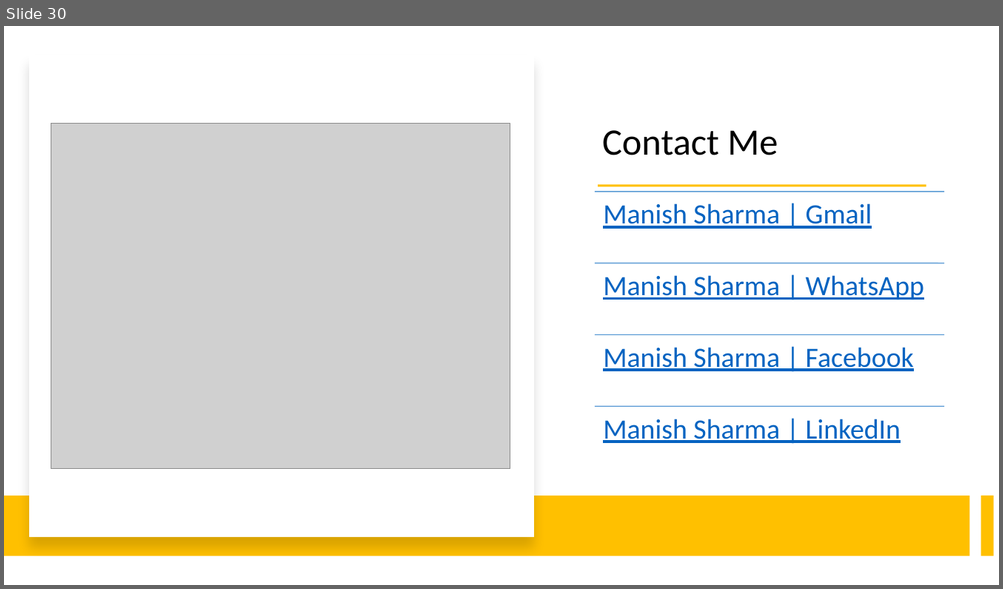
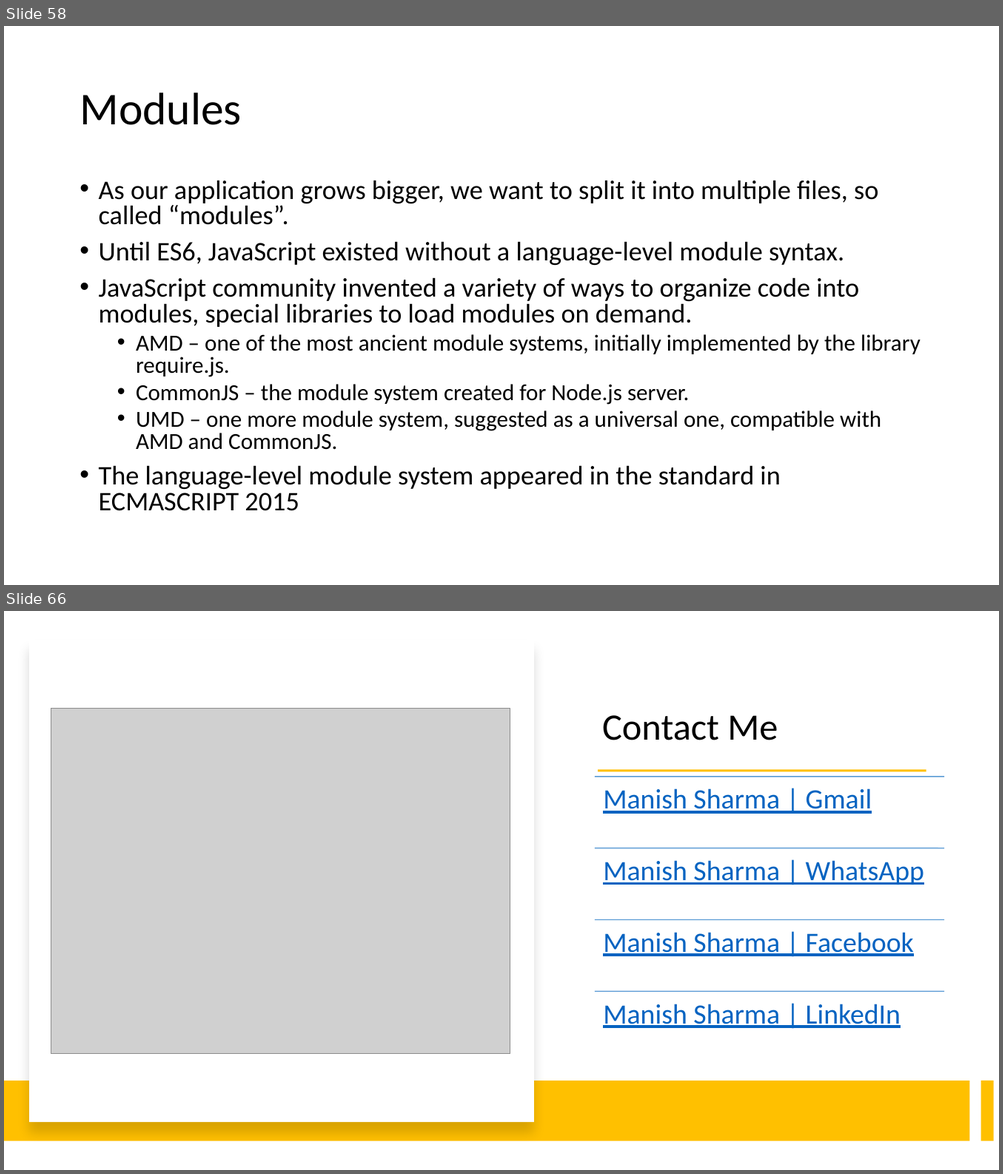
Before and after one commit to madhurinitu/EcmaBy_Manish, a slide deck: Notes/ECMAScript.pptx. Shown one above the other, each under a label of ours: slide 30 before the commit, slides 58 and 66 after it; the slides between them are not shown. The pictures are 1003x589 and 1003x1174 pixels, drawn with LibreOffice and Linux fonts; fonts in the diff are those of the drawing; grey boxes stand for pictures. Boxes give left, top, right and bottom in pixels: in the first picture for what was removed or moved away, otherwise in the second. Text is boxed around its words. In the diff, an @@ line names an element or a change of style, - is before the commit and + after.

```diff
--- a/Notes/ECMAScript.pptx
+++ b/Notes/ECMAScript.pptx
@@ slide 58 added at bbox=[4, 26, 999, 585], background #FFFFFF @@
@@ title added at bbox=[79, 93, 242, 125], 44 pt, text #000000 @@
+Modules
@@ text added at bbox=[99, 180, 920, 511], 25.9 pt, text #000000 @@
+• As our application grows bigger, we want to split it into multiple files, so called “modules”.
+• Until ES6, JavaScript existed without a language-level module syntax.
+• JavaScript community invented a variety of ways to organize code into modules, special libraries to load modules on demand.
+  • AMD – one of the most ancient module systems, initially implemented by the library require.js.
+  • CommonJS – the module system created for Node.js server.
+  • UMD – one more module system, suggested as a universal one, compatible with AMD and CommonJS.
+• The language-level module system appeared in the standard in ECMASCRIPT 2015
@@ what was slide 30 is now slide 66 @@
```
Also in this commit, not shown: 35 other slides added.
